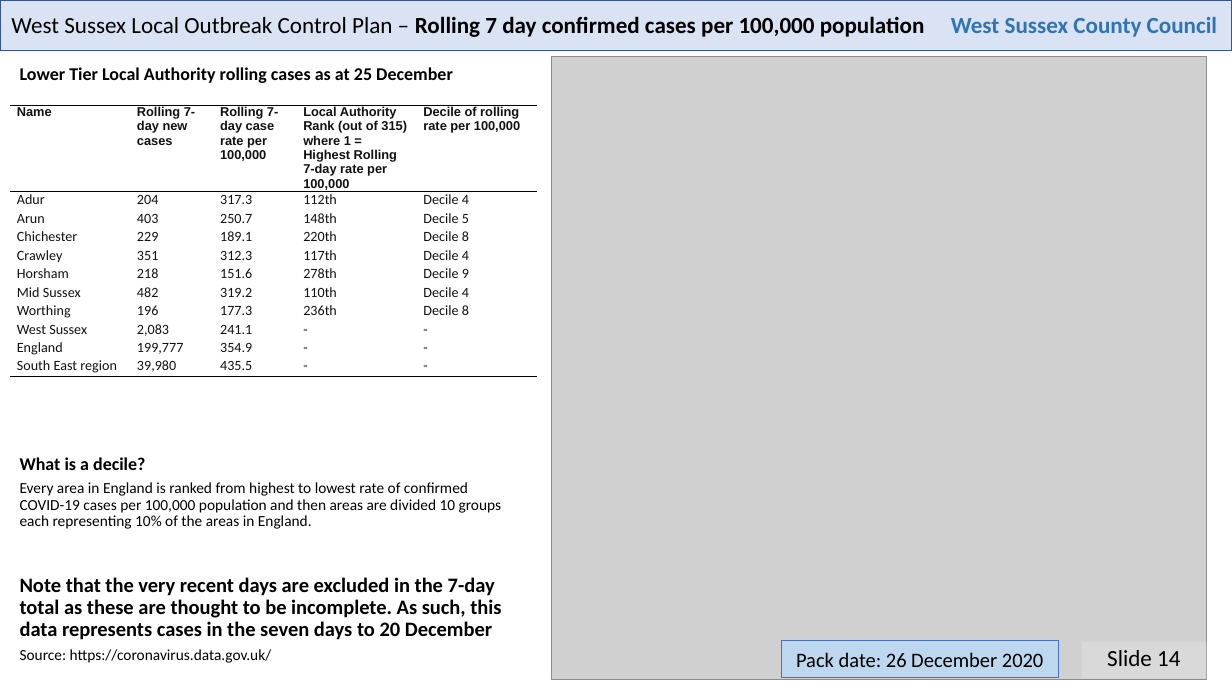
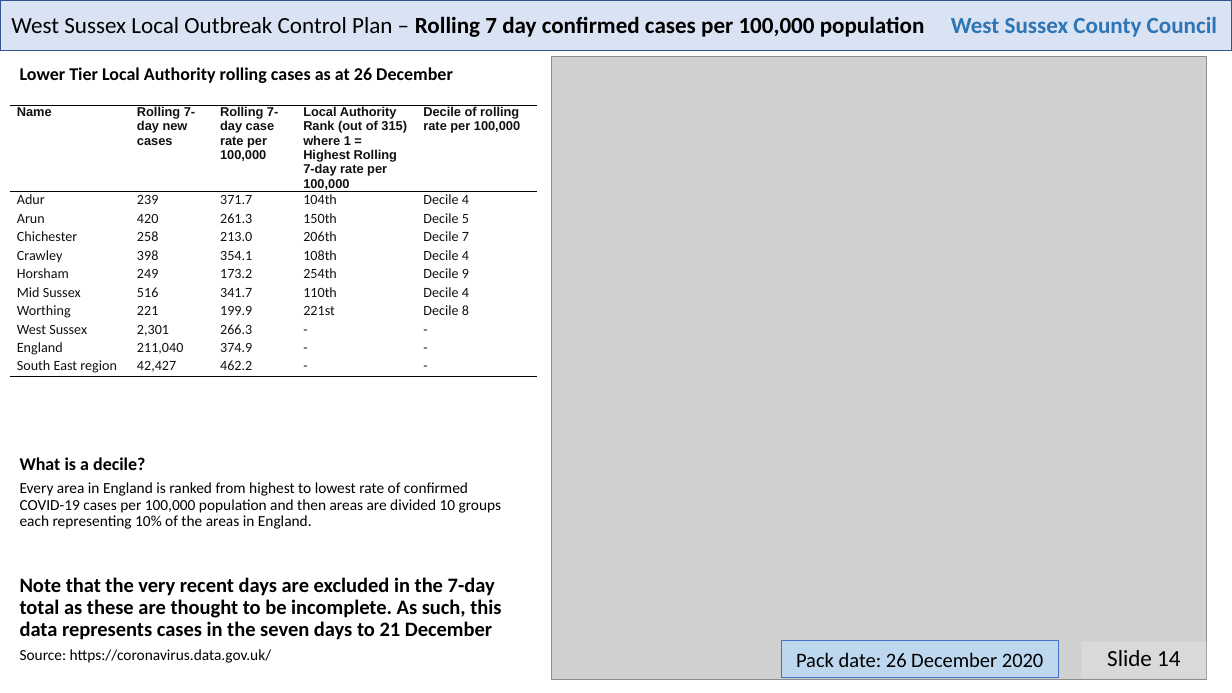
Before and after one commit to psychty/wsx_covid_datapack_public, a slide deck: slide 14 of Latest_West_Sussex_C19_slide_deck.pptx. Drawn at 1232x693 pixels with LibreOffice and Linux fonts; fonts in the diff are those of the drawing; grey boxes stand for pictures. Boxes give left, top, right and bottom in pixels: in the first picture for what was removed or moved away, otherwise in the second. Text is boxed around its words. In the diff, an @@ line names an element or a change of style, - is before the commit and + after.

```diff
--- a/Latest_West_Sussex_C19_slide_deck.pptx
+++ b/Latest_West_Sussex_C19_slide_deck.pptx
@@ text at (20, 67, 453, 83): text changed @@
-Lower Tier Local Authority rolling cases as at 25 December
+Lower Tier Local Authority rolling cases as at 26 December
@@ table at (10, 105, 537, 377) @@
-row 2: Adur | 204 | 317.3 | 112th | Decile 4
+row 2: Adur | 239 | 371.7 | 104th | Decile 4
-row 3: Arun | 403 | 250.7 | 148th | Decile 5
+row 3: Arun | 420 | 261.3 | 150th | Decile 5
-row 4: Chichester | 229 | 189.1 | 220th | Decile 8
+row 4: Chichester | 258 | 213.0 | 206th | Decile 7
-row 5: Crawley | 351 | 312.3 | 117th | Decile 4
+row 5: Crawley | 398 | 354.1 | 108th | Decile 4
-row 6: Horsham | 218 | 151.6 | 278th | Decile 9
+row 6: Horsham | 249 | 173.2 | 254th | Decile 9
-row 7, column 2: 482
+row 7, column 2: 516
-row 7, column 3: 319.2
+row 7, column 3: 341.7
-row 8: Worthing | 196 | 177.3 | 236th | Decile 8
+row 8: Worthing | 221 | 199.9 | 221st | Decile 8
-row 9, column 2: 2,083
+row 9, column 2: 2,301
-row 9, column 3: 241.1
+row 9, column 3: 266.3
-row 10, column 2: 199,777
+row 10, column 2: 211,040
-row 10, column 3: 354.9
+row 10, column 3: 374.9
-row 11, column 2: 39,980
+row 11, column 2: 42,427
-row 11, column 3: 435.5
+row 11, column 3: 462.2
@@ text at (20, 577, 501, 640): text changed @@
-Note that the very recent days are excluded in the 7-day total as these are thought to be incomplete. As such, this data represents cases in the seven days to 20 December
+Note that the very recent days are excluded in the 7-day total as these are thought to be incomplete. As such, this data represents cases in the seven days to 21 December
```
Also in this commit, not shown: 3 other slides changed, 46 other files.
